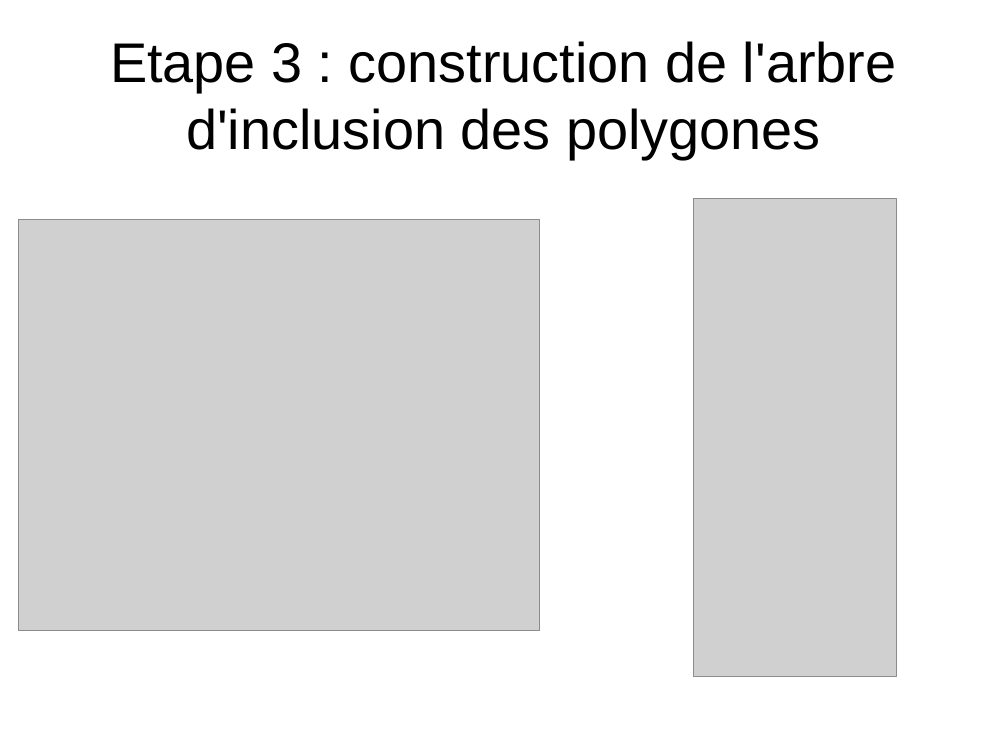
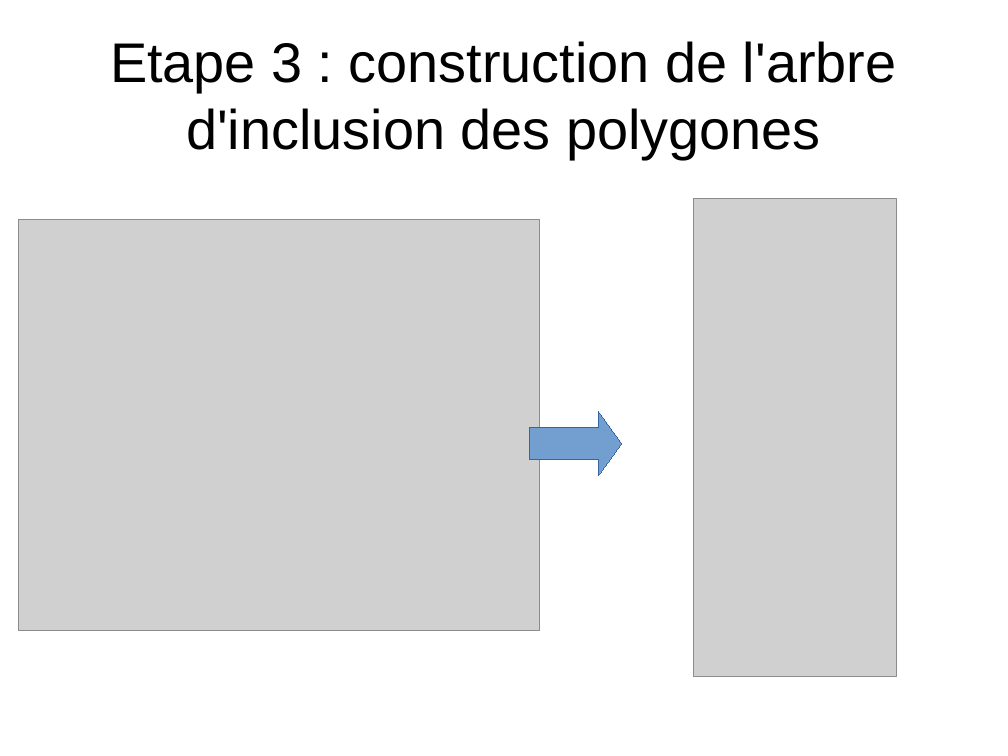
Before and after one commit to wagnerf42/Jimn, a slide deck: slide 12 of soutenance/soutenance.odp. Drawn at 1008x756 pixels with LibreOffice and Linux fonts; fonts in the diff are those of the drawing; grey boxes stand for pictures. Boxes give left, top, right and bottom in pixels: in the first picture for what was removed or moved away, otherwise in the second. Text is boxed around its words. In the diff, an @@ line names an element or a change of style, - is before the commit and + after.

```diff
--- a/soutenance/soutenance.odp
+++ b/soutenance/soutenance.odp
@@ right arrow added at (530, 412, 622, 476), fill #729FCF, outline #3465A4 0 pt @@
```
Also in this commit, not shown: 4 other slides changed, 1 slide added, 1 slide removed.
